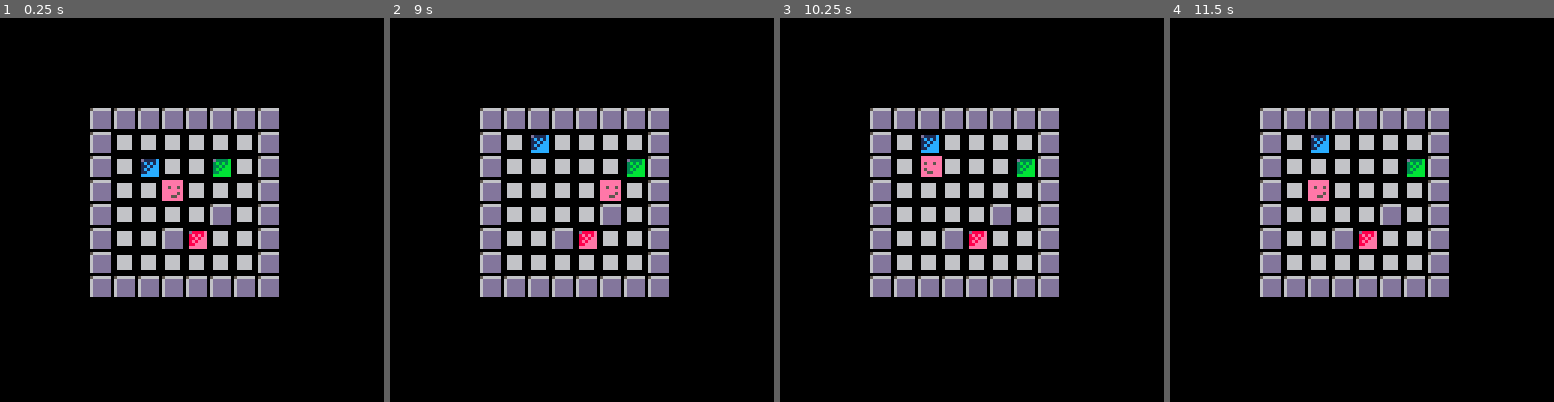
Above: before the commit, frames 1-4 (left to right).
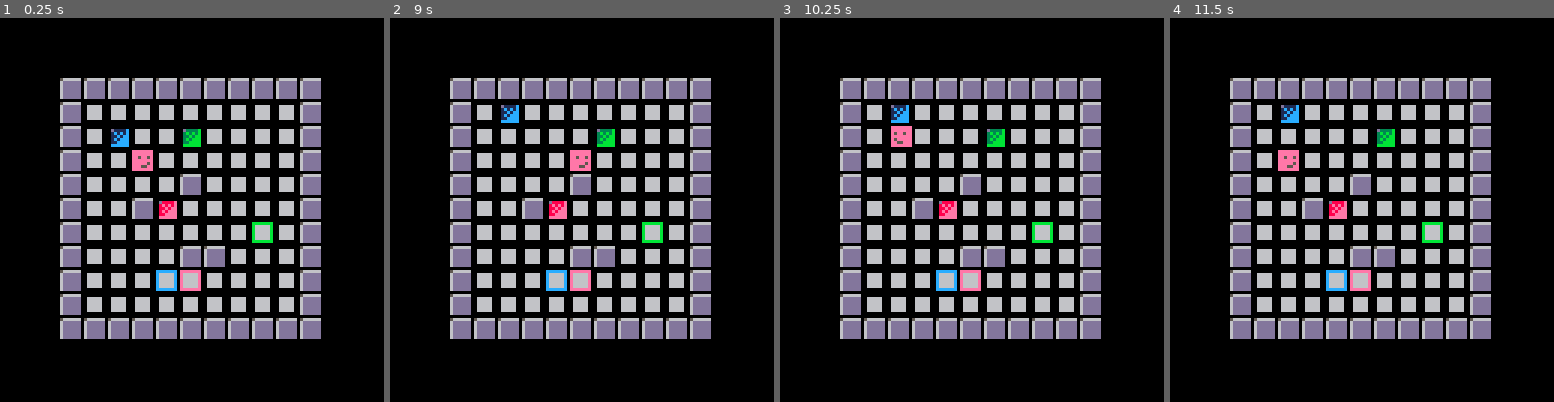
Above: after the commit, the same moments.

Repository: ymendel/parabox
Game: PICO-8 cartridge parabox.p8
The game is run twice, just before and just after one commit, with the same random seed, the same clock (stepped at 60 frames per second) and the same inputs.
Inputs:
- Up to frame 1 (0.25 s): no input
- Up to frame 2 (9 s): hold Left 1.97-2.37 s; hold Down 2.42-2.82 s; hold Right 2.87-3.53 s; hold Up 3.58-4.08 s; hold Right 4.13-4.53 s; hold Down 4.58-5.08 s; hold Left 5.13-5.8 s; hold Up 5.85-6.18 s; hold Left 6.23-6.63 s; hold Down 6.68-7.08 s; hold Right 7.13-7.8 s; hold Up 7.85-8.35 s; hold Right 8.4-8.8 s; hold Down from 8.85 s (still down)
- Up to frame 3 (10.25 s): release Down at 9.35 s; hold Left 9.4-10.07 s; hold Up from 10.12 s (still down)
- Up to frame 4 (11.5 s): release Up at 10.45 s; hold Left 10.5-10.9 s; hold Down 10.95-11.35 s; hold Right from 11.4 s (still down)

The runs differ from the first frame. In frame 1, 32% of the frame differs, in the area x 15-84%, y 15-84%; in frame 2, 32%; in frame 3, 32%; in frame 4, 32%.

Commit message:
make a larger map, and experiment with box targets
It probably shouldn't be that each box has a separate target, or it
should be more clear about this. But this does dynamically choose a
target for the box, and it shows the target using the box color.

Diff:
--- a/game.lua
+++ b/game.lua
@@ -6,11 +6,12 @@
 
 function game_update()
   player_update()
+  -- check_boxes()
 end
 
 function game_draw()
   cls()
-  camera(-30,-30)
+  camera(-20,-20)
   map()
   boxes_draw()
   player_draw()
@@ -25,6 +26,10 @@
   for box in all(boxes) do
     local coords=map_to_screen_coords(box.x,box.y)
     spr(box.spr,coords[1],coords[2])
+    if (box.tgt and box.tgt_col) then
+      local tgt_coords=map_to_screen_coords(box.tgt[1],box.tgt[2])
+      rectdim(tgt_coords[1],tgt_coords[2],7,7,box.tgt_col)
+    end
   end
 end
 
@@ -60,8 +65,9 @@
 
 function map_init()
   map()
-  for i=0,15 do
-    for j=0,15 do
+  local tgts={}
+  for i=0,10 do
+    for j=0,10 do
       local tile=mget(i,j)
       if (tile_moveable(tile)) then
         local nb={
@@ -72,8 +78,23 @@
         add(boxes,nb)
         mset(i,j,17)
       end
+      if (not(tile_moveable(tile) or tile_blocking(tile))) then
+        add(tgts, {i,j})
+      end
     end
   end
+
+  for box in all(boxes) do
+    local tgt=rnd(tgts)
+    box.tgt=tgt
+    box.tgt_col=tgt_col(box.spr)
+    del(tgts,tgt)
+  end
+end
+
+function tgt_col(tile)
+  local sx,sy=tile%16,tile\16
+  return sget(sx*8+4,sy*8+4)
 end
 
 function tile_blocking(tile)
--- a/parabox.p8
+++ b/parabox.p8
@@ -29,11 +29,14 @@
 0000060606000000000000000000000002000000000000000000000000000000000000000000000000000000000000000000000000000000000000000000000000000000000000000000000000000000000000000000000000000000000000000000000000000000000000000000000000000000000000000000000000000000
 0000000000000000000000000000000000000000000000000000000000000000000000000000000000000000000000000000000000000000000000000000000000000000000000000000000000000000000000000000000000000000000000000000000000000000000000000000000000000000000000000000000000000000
 __map__
-1010101010101010000000000000000000000000000000000000000000000000000000000000000000000000000000000000000000000000000000000000000000000000000000000000000000000000000000000000000000000000000000000000000000000000000000000000000000000000000000000000000000000000
-1011111111111110000000000000000000000000000000000000000000000000000000000000000000000000000000000000000000000000000000000000000000000000000000000000000000000000000000000000000000000000000000000000000000000000000000000000000000000000000000000000000000000000
-1011021111041110000000000000000000000000000000000000000000000000000000000000000000000000000000000000000000000000000000000000000000000000000000000000000000000000000000000000000000000000000000000000000000000000000000000000000000000000000000000000000000000000
-1011111111111110000000000000000000000000000000000000000000000000000000000000000000000000000000000000000000000000000000000000000000000000000000000000000000000000000000000000000000000000000000000000000000000000000000000000000000000000000000000000000000000000
-1011111111101110000000000000000000000000000000000000000000000000000000000000000000000000000000000000000000000000000000000000000000000000000000000000000000000000000000000000000000000000000000000000000000000000000000000000000000000000000000000000000000000000
-1011111003111110000000000000000000000000000000000000000000000000000000000000000000000000000000000000000000000000000000000000000000000000000000000000000000000000000000000000000000000000000000000000000000000000000000000000000000000000000000000000000000000000
-1011111111111110000000000000000000000000000000000000000000000000000000000000000000000000000000000000000000000000000000000000000000000000000000000000000000000000000000000000000000000000000000000000000000000000000000000000000000000000000000000000000000000000
-1010101010101010000000000000000000000000000000000000000000000000000000000000000000000000000000000000000000000000000000000000000000000000000000000000000000000000000000000000000000000000000000000000000000000000000000000000000000000000000000000000000000000000
+1010101010101010101010000000000000000000000000000000000000000000000000000000000000000000000000000000000000000000000000000000000000000000000000000000000000000000000000000000000000000000000000000000000000000000000000000000000000000000000000000000000000000000
+1011111111111111111110000000000000000000000000000000000000000000000000000000000000000000000000000000000000000000000000000000000000000000000000000000000000000000000000000000000000000000000000000000000000000000000000000000000000000000000000000000000000000000
+1011021111041111111110000000000000000000000000000000000000000000000000000000000000000000000000000000000000000000000000000000000000000000000000000000000000000000000000000000000000000000000000000000000000000000000000000000000000000000000000000000000000000000
+1011111111111111111110000000000000000000000000000000000000000000000000000000000000000000000000000000000000000000000000000000000000000000000000000000000000000000000000000000000000000000000000000000000000000000000000000000000000000000000000000000000000000000
+1011111111101111111110000000000000000000000000000000000000000000000000000000000000000000000000000000000000000000000000000000000000000000000000000000000000000000000000000000000000000000000000000000000000000000000000000000000000000000000000000000000000000000
+1011111003111111111110000000000000000000000000000000000000000000000000000000000000000000000000000000000000000000000000000000000000000000000000000000000000000000000000000000000000000000000000000000000000000000000000000000000000000000000000000000000000000000
+1011111111111111111110000000000000000000000000000000000000000000000000000000000000000000000000000000000000000000000000000000000000000000000000000000000000000000000000000000000000000000000000000000000000000000000000000000000000000000000000000000000000000000
+1011111111101011111110000000000000000000000000000000000000000000000000000000000000000000000000000000000000000000000000000000000000000000000000000000000000000000000000000000000000000000000000000000000000000000000000000000000000000000000000000000000000000000
+1011111111111111111110000000000000000000000000000000000000000000000000000000000000000000000000000000000000000000000000000000000000000000000000000000000000000000000000000000000000000000000000000000000000000000000000000000000000000000000000000000000000000000
+1011111111111111111110000000000000000000000000000000000000000000000000000000000000000000000000000000000000000000000000000000000000000000000000000000000000000000000000000000000000000000000000000000000000000000000000000000000000000000000000000000000000000000
+1010101010101010101010000000000000000000000000000000000000000000000000000000000000000000000000000000000000000000000000000000000000000000000000000000000000000000000000000000000000000000000000000000000000000000000000000000000000000000000000000000000000000000
--- a/util.lua
+++ b/util.lua
@@ -12,3 +12,7 @@
 function map_to_screen_coords(x,y)
   return {x*8,y*8}
 end
+
+function rectdim(x,y,w,h,col)
+  rect(x,y,x+w-1,y+h-1,col)
+end
